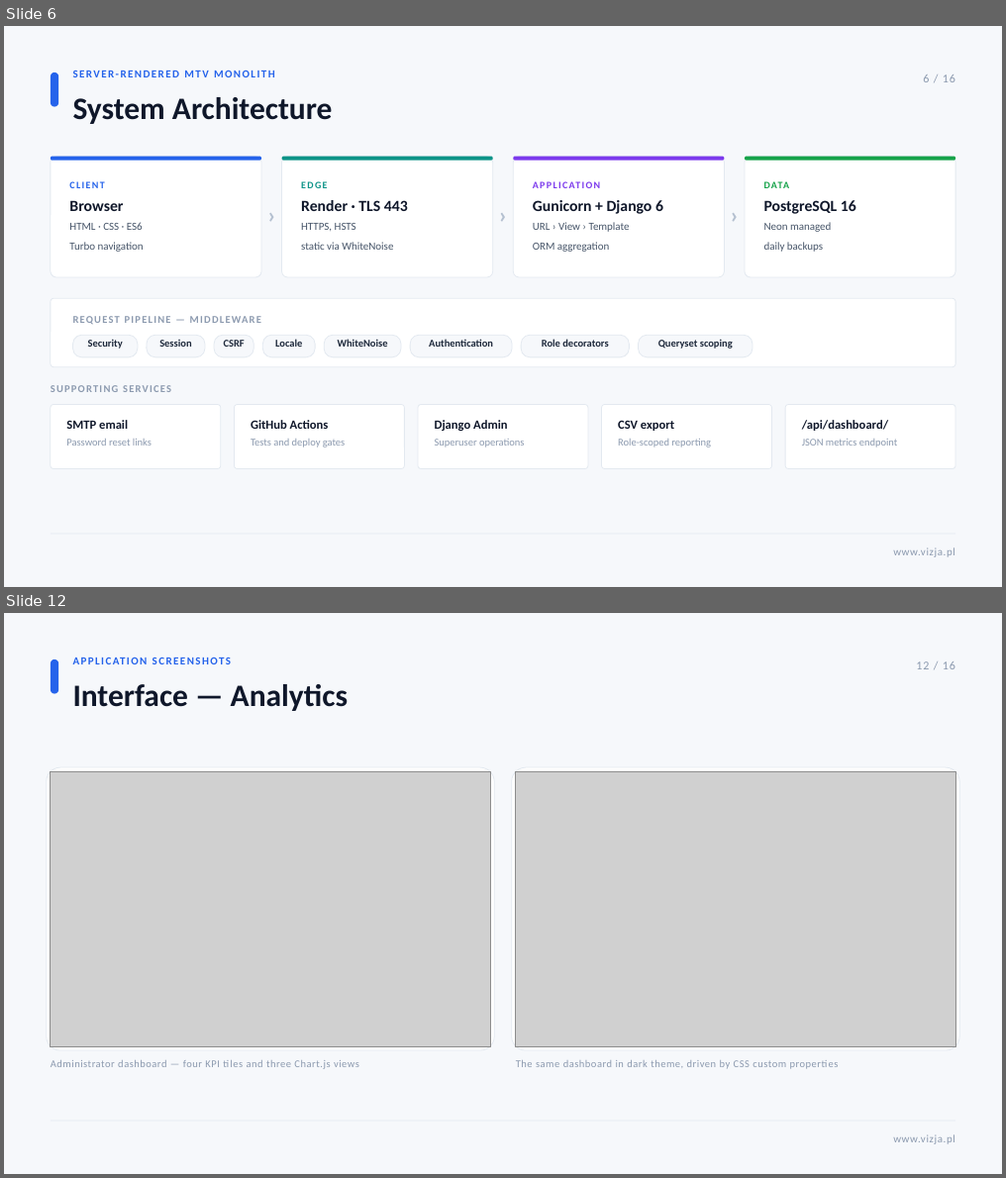
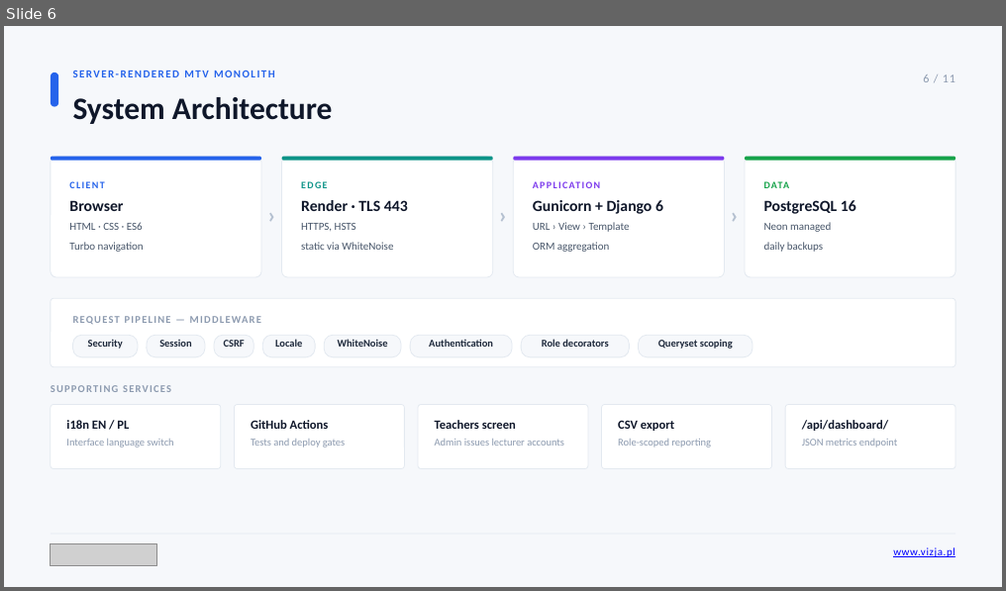
Before and after one commit to maksym671/Diploma-Project-SMS-Management-System, a slide deck: Maksym_Shpak_Diploma_Presentation.pptx. Shown one above the other, each under a label of ours: slides 6 and 12 before the commit, slide 6 after it; the slides between them are not shown. The pictures are 1006x1178 and 1006x591 pixels, drawn with LibreOffice and Linux fonts; fonts in the diff are those of the drawing; grey boxes stand for pictures. Boxes give left, top, right and bottom in pixels: in the first picture for what was removed or moved away, otherwise in the second. Text is boxed around its words. In the diff, an @@ line names an element or a change of style, - is before the commit and + after.

Commit message:
Replace email password reset with an in-app Teachers screen

```diff
--- a/Maksym_Shpak_Diploma_Presentation.pptx
+++ b/Maksym_Shpak_Diploma_Presentation.pptx
@@ slide 12 removed at <box>4,613,1002,1174</box>, background #F6F8FB @@
@@ rounded rectangle removed at <box>51,660,58,694</box> @@
@@ text removed at <box>73,655,597,672</box> @@
-APPLICATION SCREENSHOTS
@@ text removed at <box>916,662,955,669</box> @@
-12 / 16
@@ text removed at <box>73,684,348,711</box> @@
-Interface — Analytics
@@ rounded rectangle removed at <box>46,767,494,1051</box> @@
@@ picture removed at <box>51,771,491,1047</box> @@
@@ rounded rectangle removed at <box>512,767,960,1051</box> @@
@@ picture removed at <box>516,771,956,1047</box> @@
@@ text removed at <box>51,1060,359,1069</box> @@
-Administrator dashboard — four KPI tiles and three Chart.js views
@@ text removed at <box>516,1060,786,1069</box> @@
-The same dashboard in dark theme, driven by CSS custom properties
@@ rectangle removed at <box>51,1121,955,1121</box> @@
@@ text removed at <box>893,1135,955,1145</box> @@
-www.vizja.pl
@@ slide 6 changed as well @@
@@ text at <box>923,75,955,82</box>: text changed @@
-6 / 16
+6 / 11
@@ text at <box>66,420,173,448</box>: text changed @@
-SMTP email
-Password reset links
+i18n EN / PL
+Interface language switch
@@ text at <box>435,420,564,446</box>: text changed @@
-Django Admin
-Superuser operations
+Teachers screen
+Admin issues lecturer accounts
@@ picture added at <box>51,544,156,566</box> @@
@@ text "www.vizja.pl" at <box>893,548,955,558</box>: text colour #8C9AAF to #0000FF, underline on @@
```
Also in this commit, not shown: 9 other slides changed, 1 slide added, 5 other slides removed, 51 other files.
